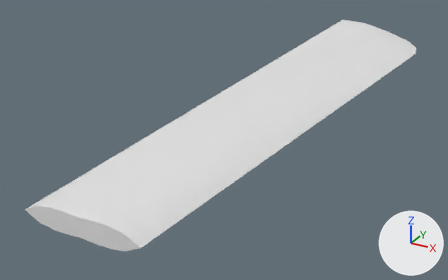
The glTF model godot/assets/waffen/modelle/messerklinge/t1_3.glb as it was, and as the next commit left it.
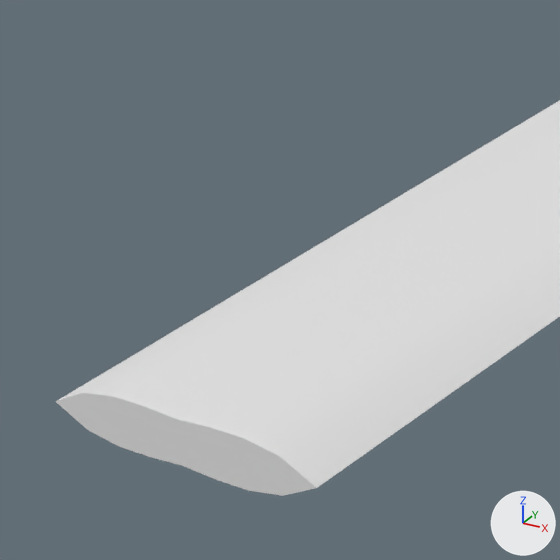
Old and new are each drawn whole from a 50 mm lens placed at (0.0924, -0.0099, 0.0794), pointed at (-0.0136, 0.1827, -0.0169) and again close up on the part from 0% to 56% of the width and 11% to 100% of the height. Arrows for +X, +Y and +Z are at lower right; the lights stay in place. The first two pictures are the older version. Vertices at exactly the same position are counted once.

Script lines for the objects in view, before the commit:
```python
me_messerklinge_t1_3 = bpy.data.meshes.new('messerklinge_t1_3')
me_messerklinge_t1_3.from_pydata(...)  # 385 vertices, 766 faces; spans x -0.018..0.035, y 0.086..0.331, z -0.003..0.003
me_messerklinge_t1_3.materials.append(mat_klinge)  # white #e7e7e7
ob_messerklinge_t1_3 = bpy.data.objects.new('messerklinge_t1_3', me_messerklinge_t1_3)
ob_messerklinge_t1_3.location = (0.0, 0.0, 0.0)
```
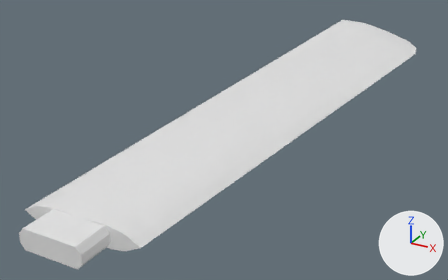
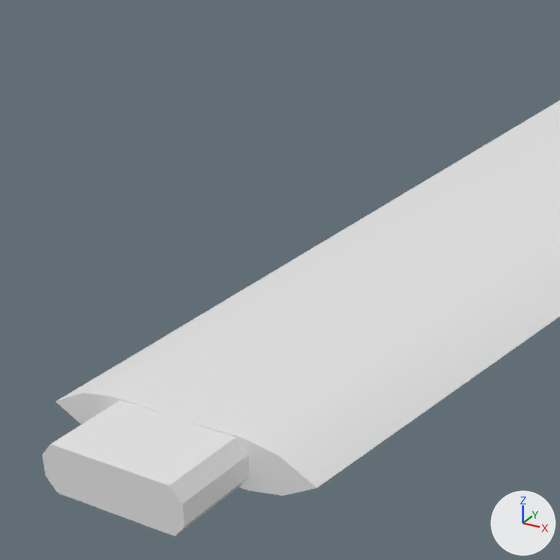
Location of each change, [x1, y1, x2, y2] in pixels of the close-ups (560 x 560 px):
```json
{"object": "messerklinge_t1_3", "change": "reshaped", "before": [55, 100, 560, 496], "after": [42, 100, 560, 536]}
{"part": 1, "of": "me_messerklinge_t1_3", "change": "added", "after": [42, 400, 250, 536]}
```

Edits to the scene script, one JSON object a line:
```json
{"block": "me_messerklinge_t1_3", "where": "# used by ob_messerklinge_t1_3; location = (0.0, 0.0, 0.0)"}
{"op": "remove", "block": "me_messerklinge_t1_3", "code": "me_messerklinge_t1_3.from_pydata(...)  # 385 vertices, 766 faces; spans x -0.018..0.035, y 0.086..0.331, z -0.003..0.003"}
{"op": "add", "block": "me_messerklinge_t1_3", "code": "me_messerklinge_t1_3.from_pydata(...)  # 401 vertices, 794 faces; spans x -0.018..0.035, y 0.076..0.331, z -0.003..0.003"}
{"block": "me_messerklinge_t1_3", "change": "me_messerklinge_t1_3 part 1: a new loose piece of 16 vertices spanning x -0.009..0.009, y 0.076..0.088, z -0.003..0.003, in mat_klinge (white #e7e7e7)"}
```
